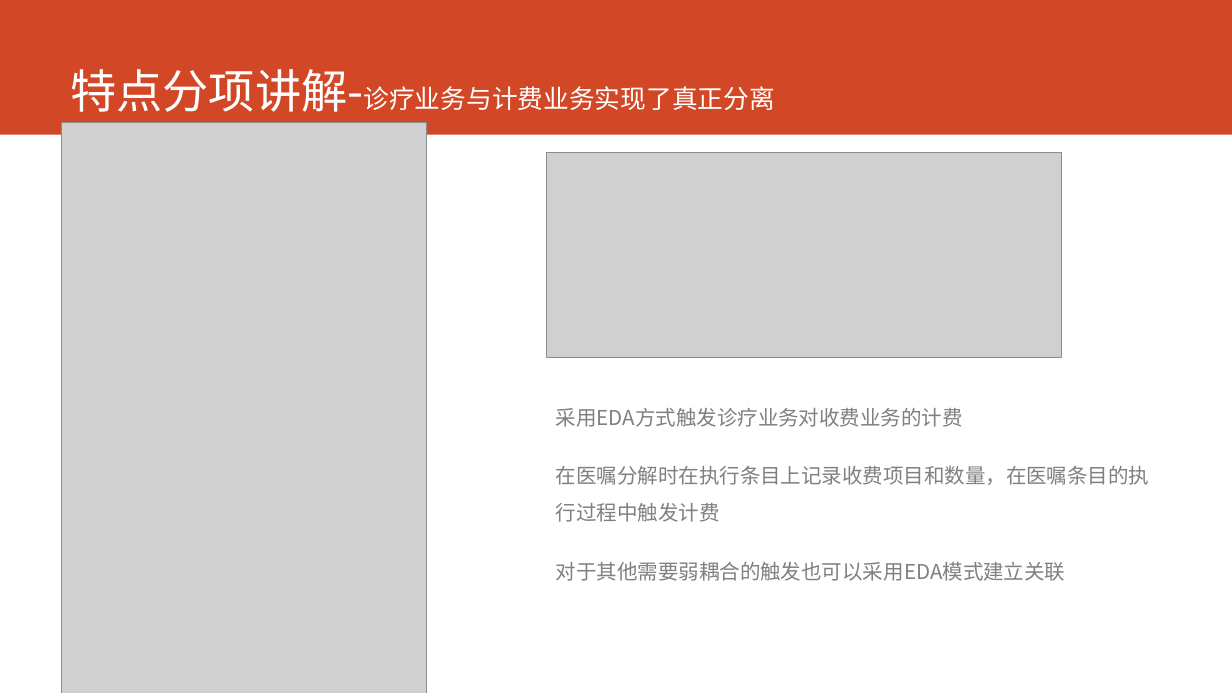
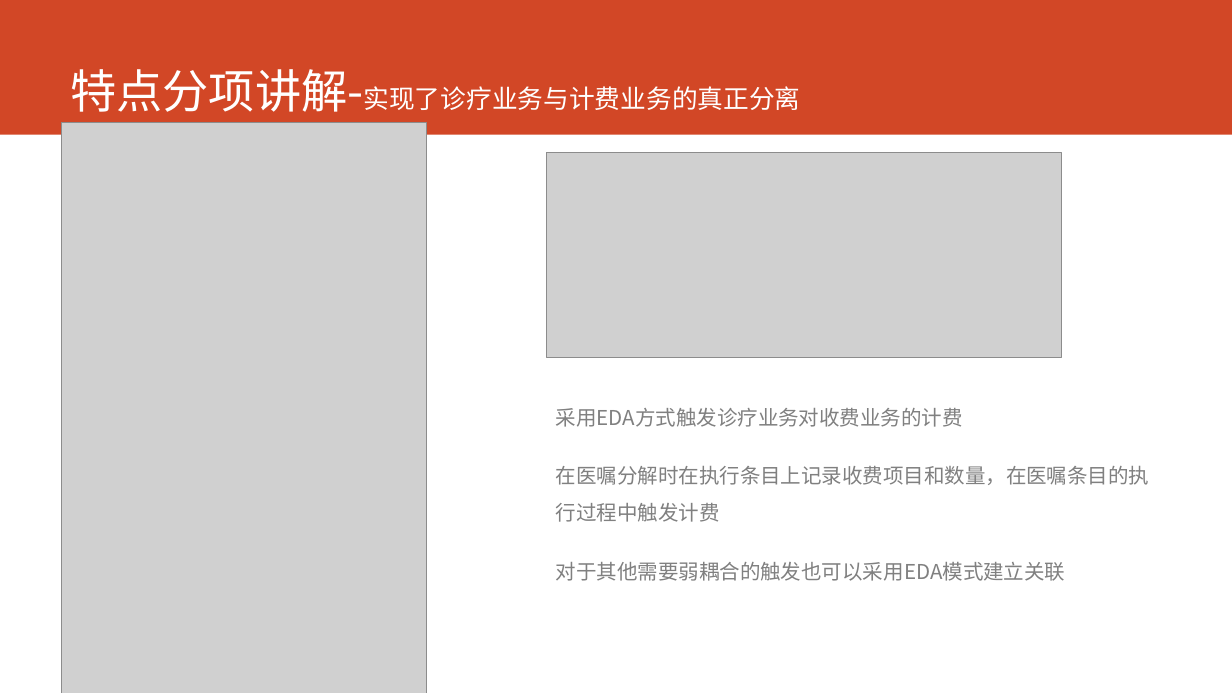
Before and after one commit to AppSecAI-TEST/hospital, a slide deck: slide 7 of doc/EVE新一代HIS核心系统.pptx. Drawn at 1232x693 pixels with LibreOffice and Linux fonts; fonts in the diff are those of the drawing; grey boxes stand for pictures. Boxes give left, top, right and bottom in pixels: in the first picture for what was removed or moved away, otherwise in the second. Text is boxed around its words. In the diff, an @@ line names an element or a change of style, - is before the commit and + after.

```diff
--- a/doc/EVE新一代HIS核心系统.pptx
+++ b/doc/EVE新一代HIS核心系统.pptx
@@ title at [70, 69, 801, 112]: text changed @@
-特点分项讲解-诊疗业务与计费业务实现了真正分离
+特点分项讲解-实现了诊疗业务与计费业务的真正分离
```
Also in this commit, not shown: 6 other slides changed.
